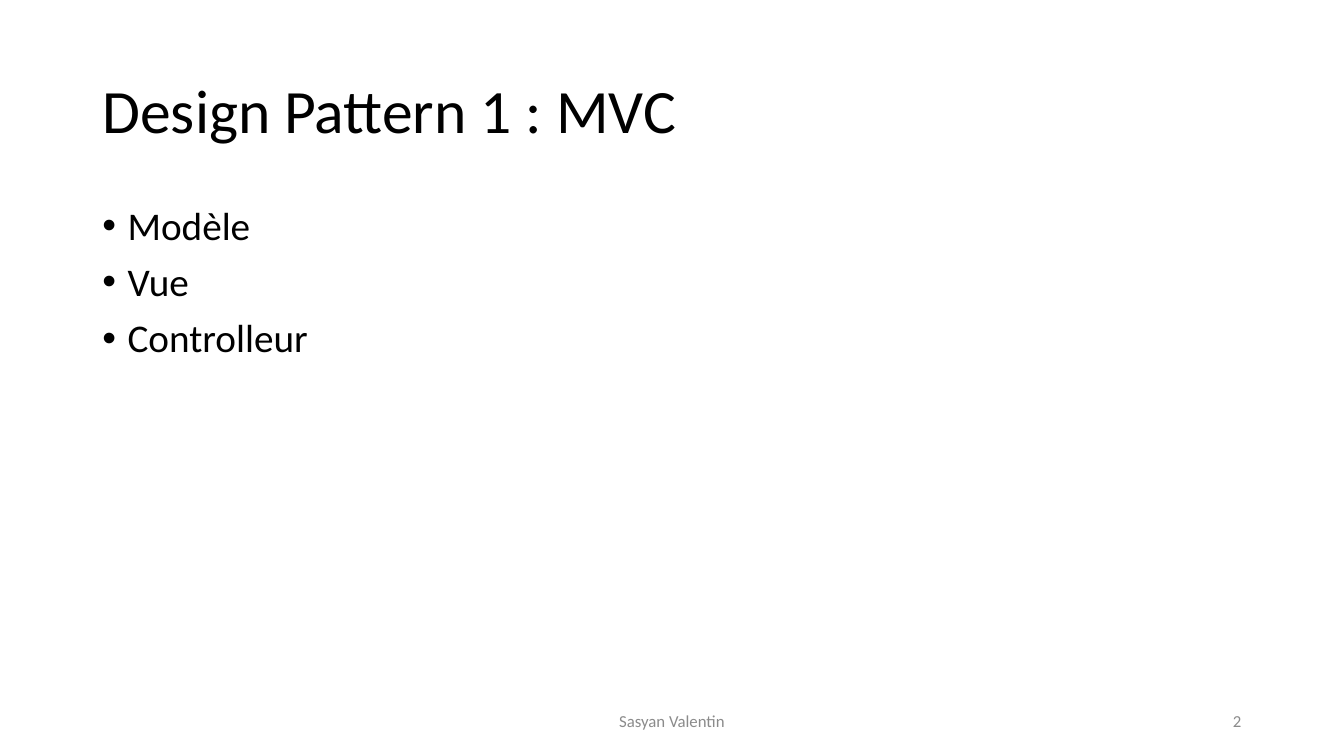
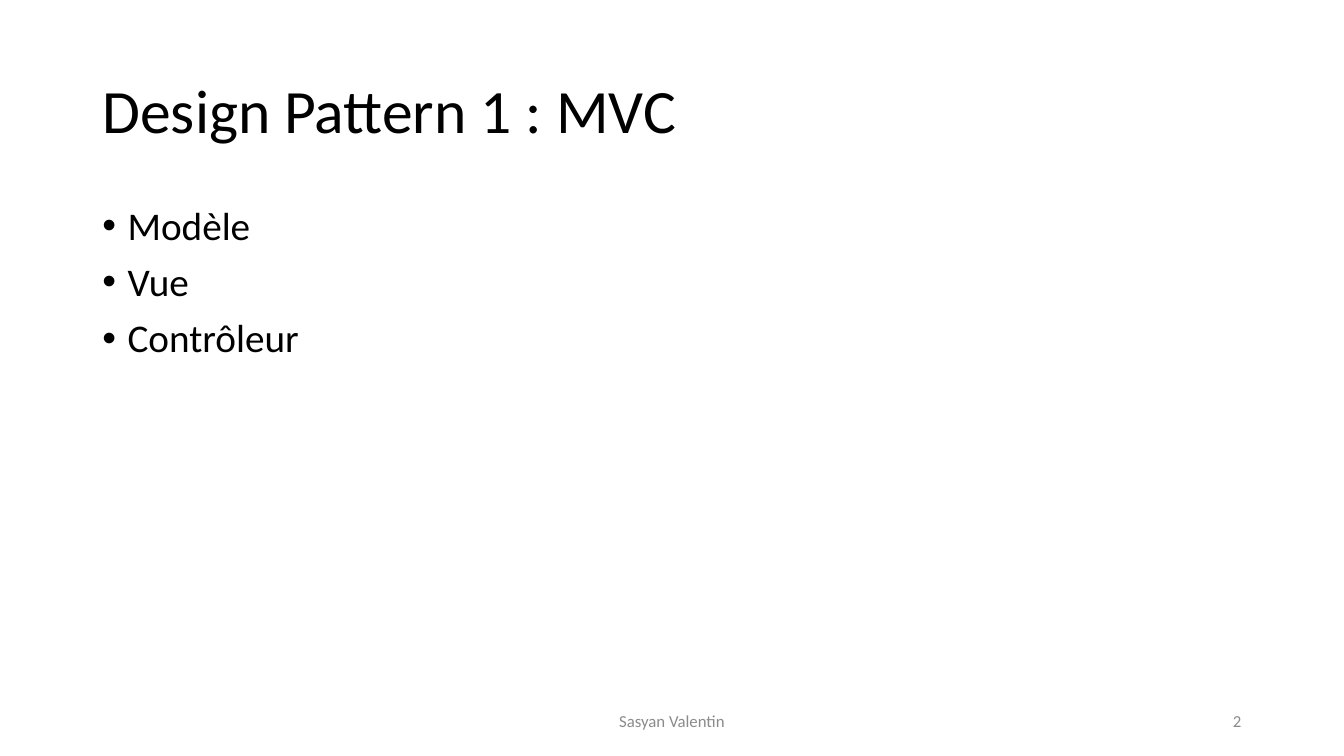
Before and after one commit to VSasyan/AndroidENSG, a slide deck: slide 2 of 0_ressources/design_patterns.pptx. Drawn at 1344x756 pixels with LibreOffice and Linux fonts; fonts in the diff are those of the drawing. Boxes give left, top, right and bottom in pixels: in the first picture for what was removed or moved away, otherwise in the second. Text is boxed around its words. In the diff, an @@ line names an element or a change of style, - is before the commit and + after.

```diff
--- a/0_ressources/design_patterns.pptx
+++ b/0_ressources/design_patterns.pptx
@@ text at (x1=128, y1=324, x2=299, y2=353): text changed @@
-• Controlleur
+• Contrôleur
```
Also in this commit, not shown: 4 other files.
